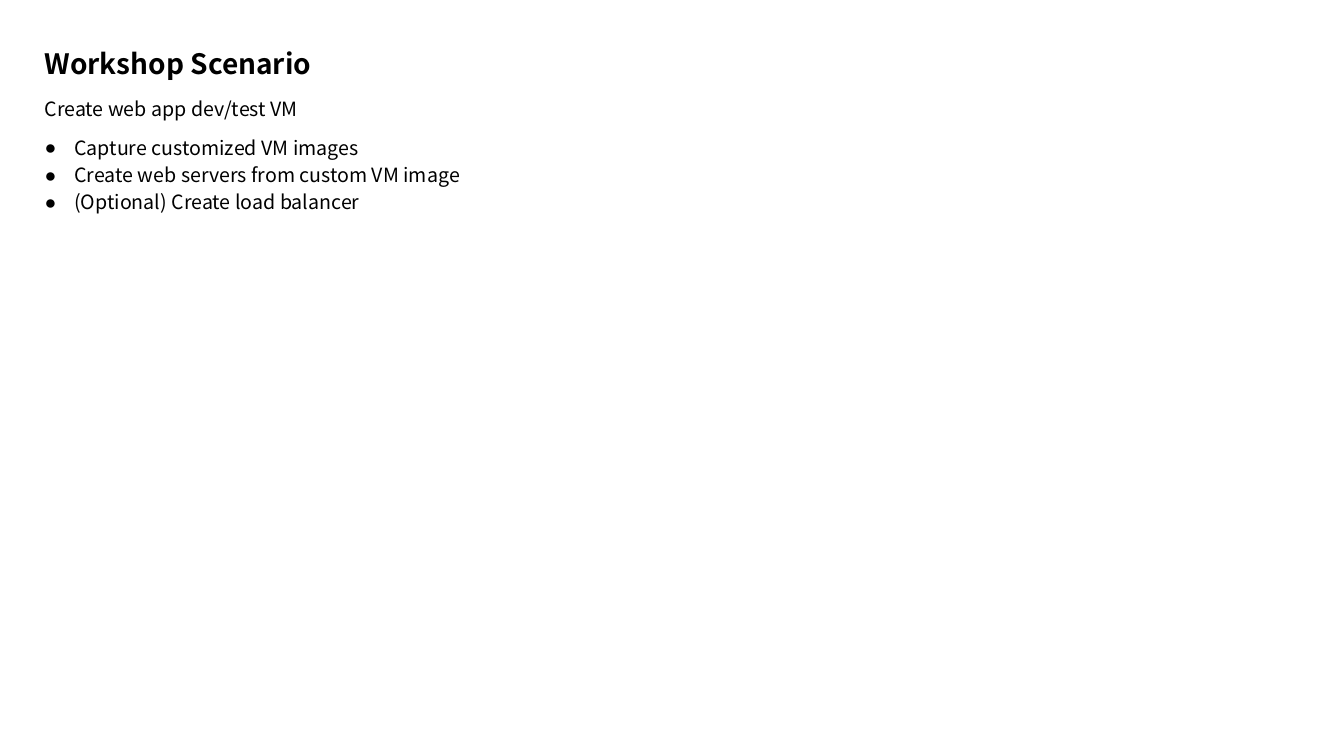
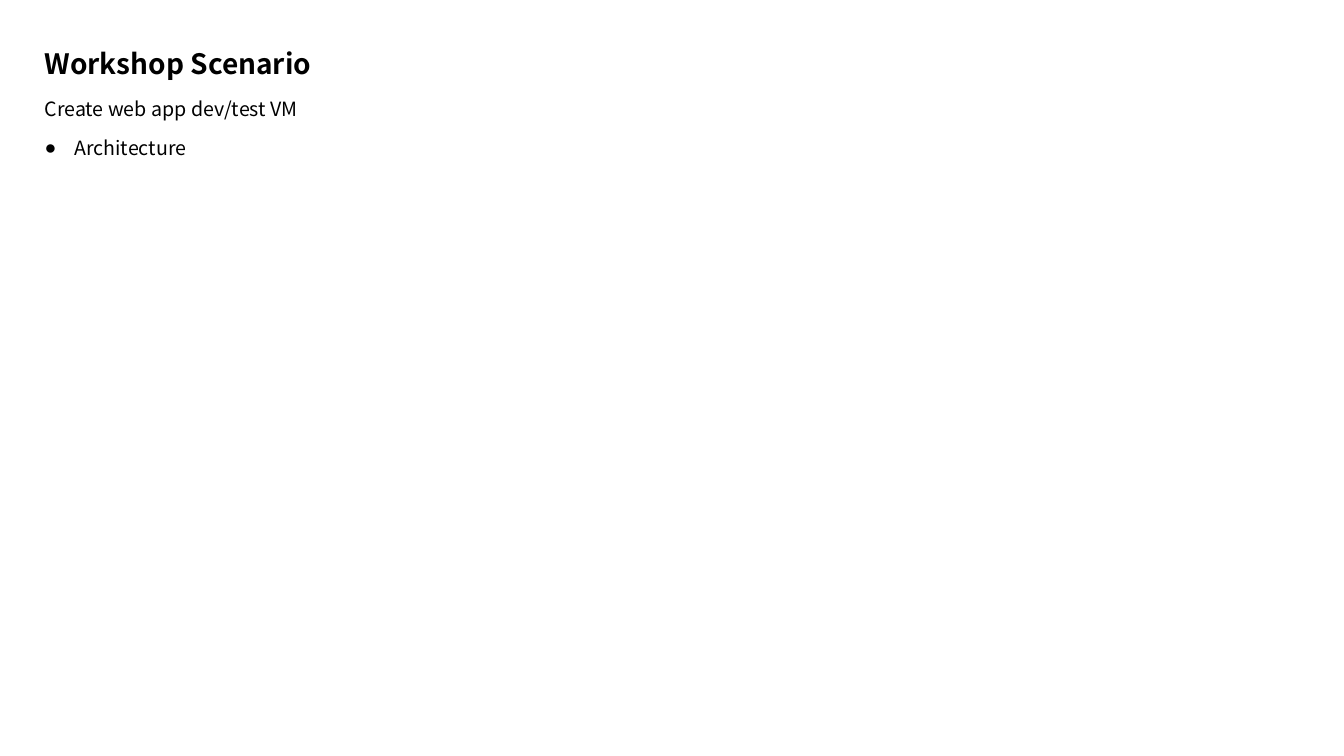
Before and after one commit to xlegend1024/az-infra-wrkshp-101, a slide deck: slide 3 of 2. Workshop Scenario/Workshop Scenario.pptx. Drawn at 1344x756 pixels with LibreOffice and Linux fonts; fonts in the diff are those of the drawing. Boxes give left, top, right and bottom in pixels: in the first picture for what was removed or moved away, otherwise in the second. Text is boxed around its words. In the diff, an @@ line names an element or a change of style, - is before the commit and + after.

```diff
--- a/2. Workshop Scenario/Workshop Scenario.pptx
+++ b/2. Workshop Scenario/Workshop Scenario.pptx
@@ text at bbox=[74, 139, 186, 156]: text changed @@
-● Capture customized VM images
-● Create web servers from custom VM image
-● (Optional) Create load balancer
+● Architecture
```
Also in this commit, not shown: 3 other files.
